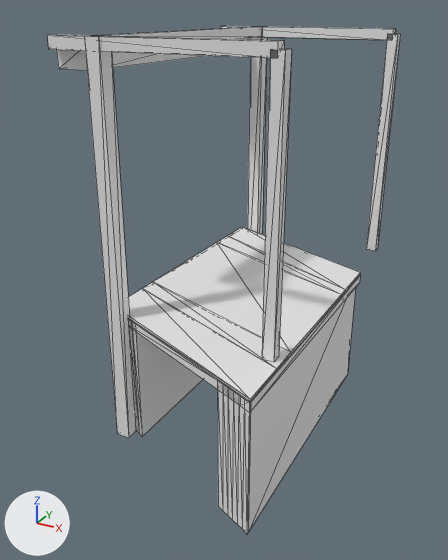
One commit to the glTF model models/rotterdam/rotterdam-achterhavenbrug/rotterdam-achterhavenbrug.glb: the scene before it, then after it.
Before and after are seen from a camera (50 mm lens) standing at (21.8, -43.4, 23.1) and looking at (-1.2, -1.5, 2.1). Lighting does not change. The marker at lower left points along +X, +Y and +Z. The picture after the commit comes second. Mesh edges are drawn as thin lines.

The first picture shows 'building:balans', 'building:balans 2', 'building:contragewicht', 'building:hamei', 'building:hamei 2', 'building:hangstang', 'building:hangstang 2', 'building:portaal', 'road:dek', 'road:landhoofd (aangenomen)', 'road:landhoofd (aangenomen) 2', 'road:rijbaan lokale weg', 'road:rijbaan lokale weg 2', 'road:voetpad', 'road:voetpad 2' and 1 more.
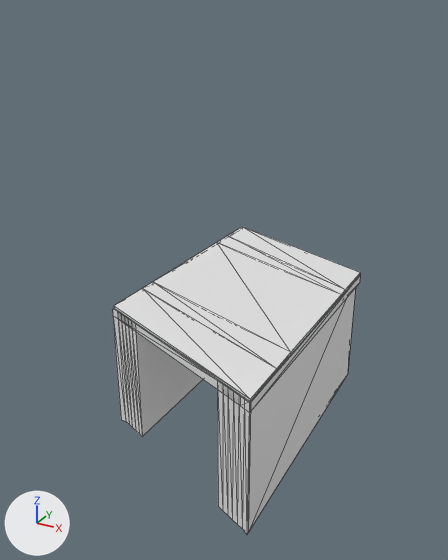
Boxes [x1, y1, x2, y2] around the edits, measured in the pictures (448 x 560 px):
'building:hamei 2', deleted
    before: [84, 36, 136, 438]
'building:hangstang 2', deleted
    before: [262, 49, 292, 362]
'building:balans 2', deleted
    before: [47, 35, 284, 58]
'building:hamei', deleted
    before: [248, 27, 267, 234]
'building:hangstang', deleted
    before: [366, 34, 400, 251]
'building:balans', deleted
    before: [221, 26, 396, 40]
'building:contragewicht', deleted
    before: [57, 38, 248, 70]
'building:portaal', deleted
    before: [99, 27, 261, 39]

Diff of the bpy script that builds the scene:
```diff
--- a/models/rotterdam/rotterdam-achterhavenbrug/rotterdam-achterhavenbrug.glb.py
+++ b/models/rotterdam/rotterdam-achterhavenbrug/rotterdam-achterhavenbrug.glb.py
@@ ob_building_hamei @@
-ob_building_hamei = bpy.data.objects.new('building:hamei', me_hamei)
-ob_building_hamei.location = (0.0, 0.0, 0.0)
@@ ob_building_hamei_2 @@
-ob_building_hamei_2 = bpy.data.objects.new('building:hamei 2', me_hamei_2)
-ob_building_hamei_2.location = (0.0, 0.0, 0.0)
@@ ob_building_portaal @@
-ob_building_portaal = bpy.data.objects.new('building:portaal', me_portaal)
-ob_building_portaal.location = (0.0, 0.0, 0.0)
@@ ob_building_balans @@
-ob_building_balans = bpy.data.objects.new('building:balans', me_balans)
-ob_building_balans.location = (0.0, 0.0, 0.0)
@@ ob_building_hangstang @@
-ob_building_hangstang = bpy.data.objects.new('building:hangstang', me_hangstang)
-ob_building_hangstang.location = (0.0, 0.0, 0.0)
@@ ob_building_balans_2 @@
-ob_building_balans_2 = bpy.data.objects.new('building:balans 2', me_balans_2)
-ob_building_balans_2.location = (0.0, 0.0, 0.0)
@@ ob_building_hangstang_2 @@
-ob_building_hangstang_2 = bpy.data.objects.new('building:hangstang 2', me_hangstang_2)
-ob_building_hangstang_2.location = (0.0, 0.0, 0.0)
@@ ob_building_contragewicht @@
-ob_building_contragewicht = bpy.data.objects.new('building:contragewicht', me_contragewicht)
-ob_building_contragewicht.location = (0.0, 0.0, 0.0)
```
